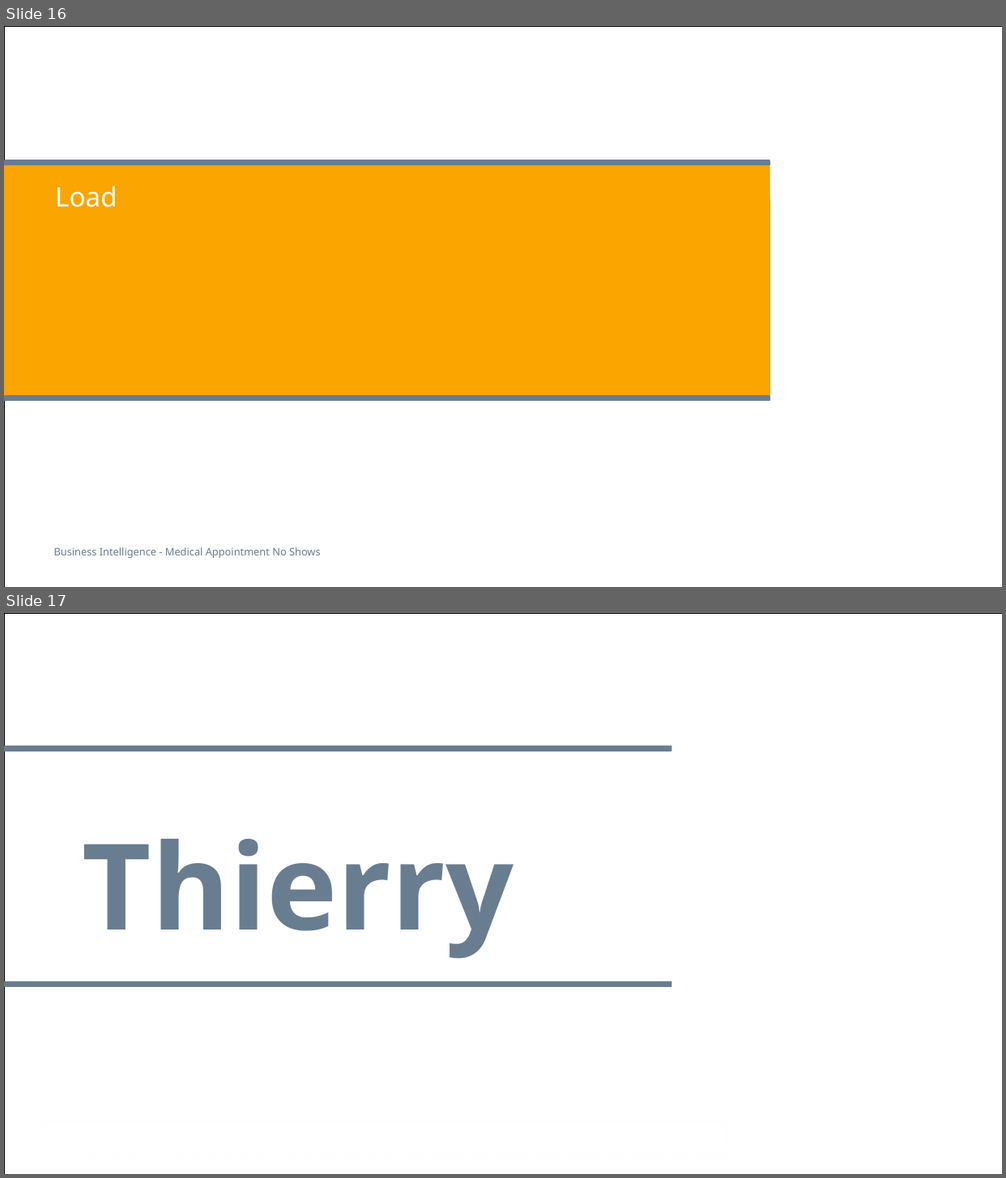
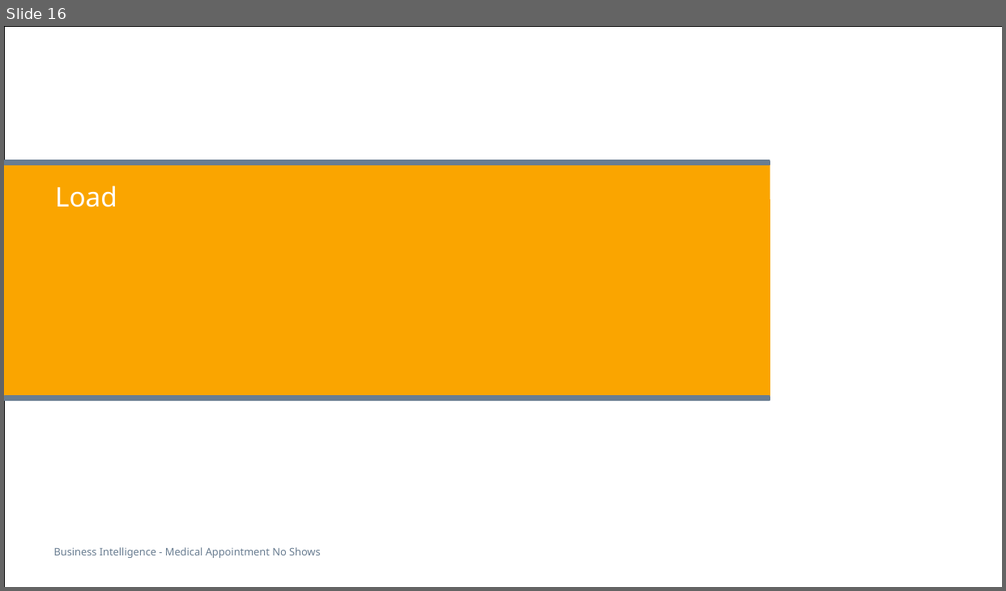
Before and after one commit to soldiervinz/BI_AppointmentShowUp, a slide deck: Medical Appointment No Shows.pptx. Shown one above the other, each under a label of ours: slides 16 and 17 before the commit, slide 16 after it. The pictures are 1006x1178 and 1006x591 pixels, drawn with LibreOffice and Linux fonts; fonts in the diff are those of the drawing; background and template pictures are left out. Boxes give left, top, right and bottom in pixels: in the first picture for what was removed or moved away, otherwise in the second. Text is boxed around its words. In the diff, an @@ line names an element or a change of style, - is before the commit and + after.

```diff
--- a/Medical Appointment No Shows.pptx
+++ b/Medical Appointment No Shows.pptx
@@ slide 17 removed at (x1=4, y1=613, x2=1002, y2=1174), background #FFFFFF; not listed: 2 template elements that a slide beside it also shows @@
@@ rounded rectangle removed at (x1=4, y1=746, x2=671, y2=752) @@
@@ title removed at (x1=83, y1=839, x2=514, y2=959) @@
-Thierry
@@ rounded rectangle removed at (x1=4, y1=982, x2=671, y2=987) @@
@@ rectangle removed at (x1=44, y1=1125, x2=723, y2=1150) @@
```
Also in this commit, not shown: 4 other slides removed.
